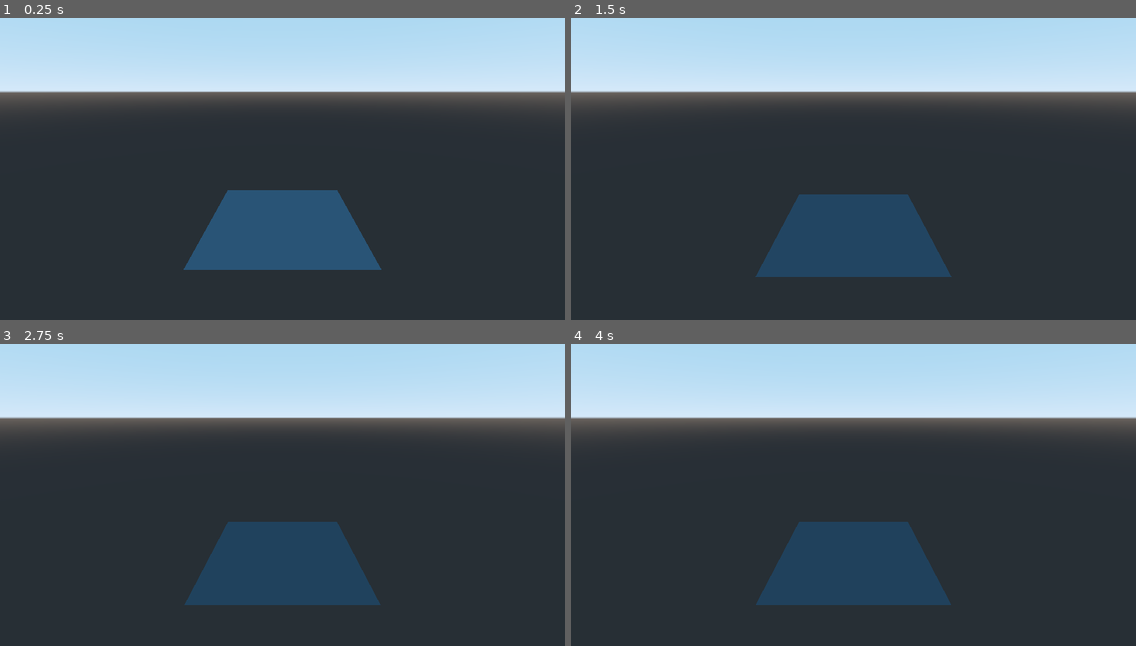
Above: before the commit, frames 1-4 (two rows, left to right).
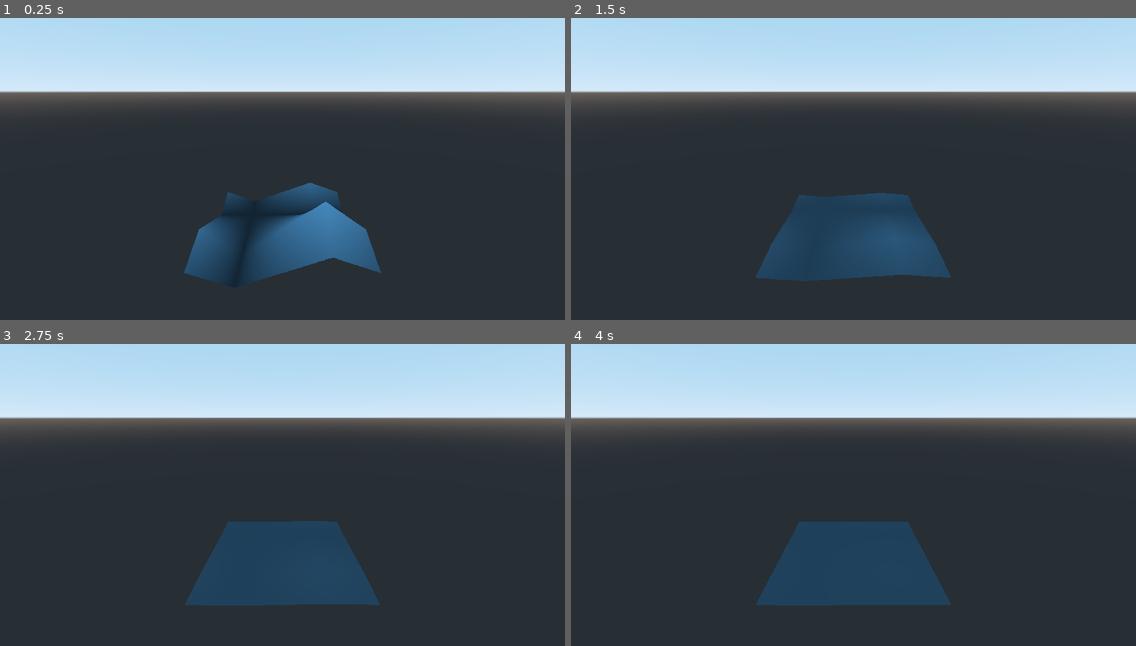
Above: after the commit, the same moments.

Repository: kb173/godot-interactive-water
Game: Godot game, scene res://TestScene.tscn
Two runs of this game, one before a commit and one after it. Both use one fixed random seed, a clock stepped at 60 frames per second and the inputs below.
Inputs:
- Up to frame 1 (0.25 s): no input
- Up to frame 2 (1.5 s): no input
- Up to frame 3 (2.75 s): no input
- Up to frame 4 (4 s): tap Enter at 2.75 s; tap Space at 3.5 s

The runs differ from the first frame. In frame 1, 5.0% of the frame differs, in the area x 32-68%, y 54-88%; in frame 2, 0.3%; in frame 3, less than 0.1%; in frame 4, less than 0.1%.

Commit message:
Some cleanup and bugfixing

Diff:
--- a/TestScene.tscn
+++ b/TestScene.tscn
@@ -28,9 +28,6 @@
 [sub_resource type="ShaderMaterial" id=5]
 shader = SubResource( 4 )
 
-[sub_resource type="ShaderMaterial" id=6]
-shader = SubResource( 4 )
-
 [node name="TestScene" type="Spatial"]
 
 [node name="Water" type="Spatial" parent="."]
@@ -47,6 +44,7 @@
 [node name="WaterHeightViewport" type="Viewport" parent="Water/WaterHeights"]
 size = Vector2( 1024, 1024 )
 handle_input_locally = false
+render_target_v_flip = true
 render_target_update_mode = 3
 
 [node name="Texture" type="ColorRect" parent="Water/WaterHeights/WaterHeightViewport"]
@@ -55,16 +53,5 @@
 margin_bottom = 40.0
 rect_min_size = Vector2( 1024, 1024 )
 
-[node name="WaterHeightViewport2" type="Viewport" parent="Water/WaterHeights"]
-size = Vector2( 1024, 1024 )
-handle_input_locally = false
-render_target_update_mode = 3
-
-[node name="Texture" type="ColorRect" parent="Water/WaterHeights/WaterHeightViewport2"]
-material = SubResource( 6 )
-margin_right = 40.0
-margin_bottom = 40.0
-rect_min_size = Vector2( 1024, 1024 )
-
 [node name="Camera" type="Camera" parent="."]
 transform = Transform( 1, 0, 0, 0, 0.965926, 0.258819, 0, -0.258819, 0.965926, 0, 2, 3 )
--- a/Water.gd
+++ b/Water.gd
@@ -1,16 +1,20 @@
 extends Spatial
 
+var first_frame := true
 
-var using_second_viewport := false
+var frame_number := 0
 
 
 func _ready():
 	# Set an initial "previous frame"
 	var first_image = Image.new()
 
-	first_image.create(1, 1, false, Image.FORMAT_R8)
+	first_image.create(2, 2, false, Image.FORMAT_RGBA8)
 	first_image.lock()
-	first_image.set_pixel(0, 0, Color(1.0, 1.0, 1.0))
+	first_image.set_pixel(0, 0, Color(0.0, 0.0, 0.0))
+	first_image.set_pixel(0, 1, Color(0.0, 0.0, 0.0))
+	first_image.set_pixel(1, 0, Color(0.0, 0.0, 0.0))
+	first_image.set_pixel(1, 1, Color(1.0, 0.0, 0.0))
 	first_image.unlock()
 
 	var first_texture = ImageTexture.new()
@@ -20,8 +24,13 @@
 
 
 func _process(delta):
+	# Skip the first frame because that would swap around buffers that aren't properly rendered yet
+	if first_frame:
+		first_frame = false
+		return
+
 	# Get result of previous frame
-	var result = $WaterHeights.get_texture(using_second_viewport)
+	var result = $WaterHeights.get_texture()
 
 	# Set it as the data of the water mesh
 	$WaterMesh.material_override.set_shader_param("water_heights", result)
@@ -31,3 +40,7 @@
 	previous_frame.create_from_image(result.get_data())
 
 	$WaterHeights.set_previous_texture(previous_frame)
+
+	if false:
+		previous_frame.get_data().save_png("res://frame%s.png" % [frame_number])
+		frame_number += 1
--- a/WaterHeights.gd
+++ b/WaterHeights.gd
@@ -1,10 +1,8 @@
 extends Node
 
 
-func get_texture(second_viewport: bool):
-	var height_viewport = $WaterHeightViewport2 if second_viewport else $WaterHeightViewport
-
-	return height_viewport.get_texture()
+func get_texture():
+	return $WaterHeightViewport.get_texture()
 
 
 func set_previous_texture(texture):
Not shown: 1 places in TestScene.tscn that only renumber resources
